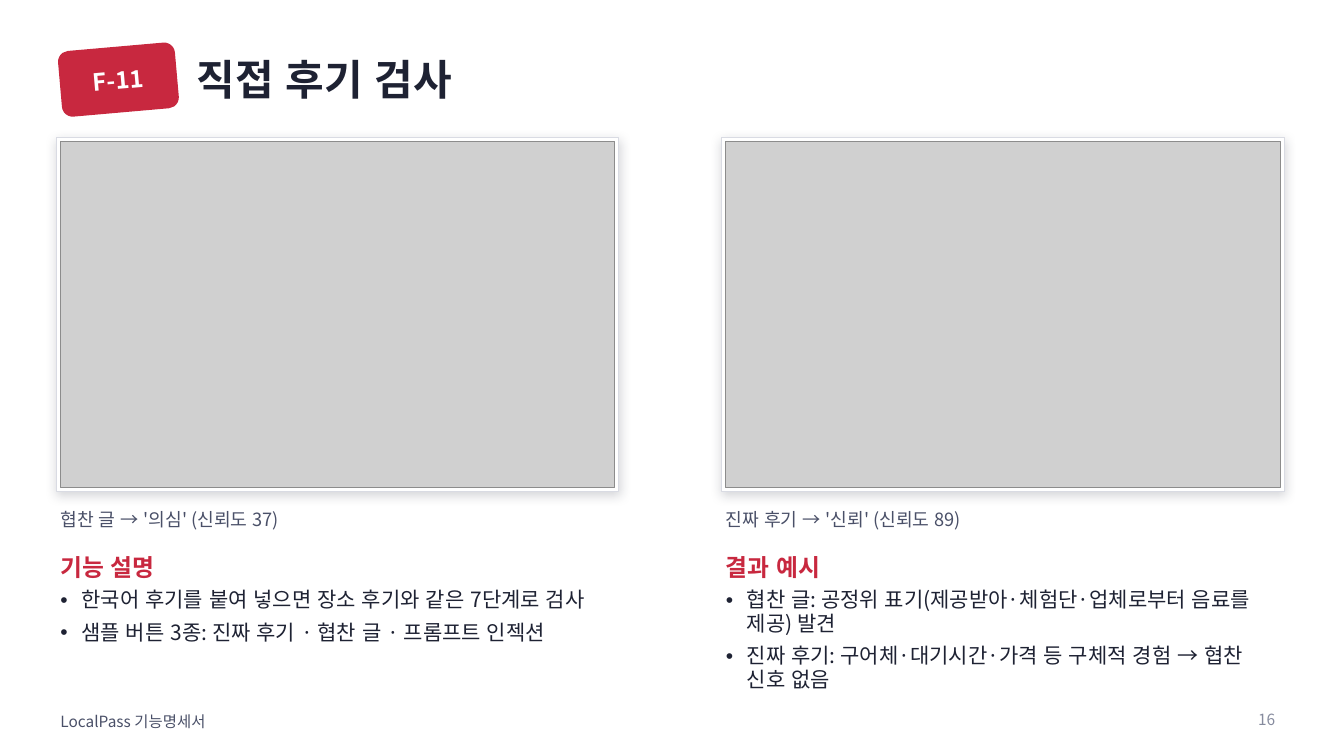
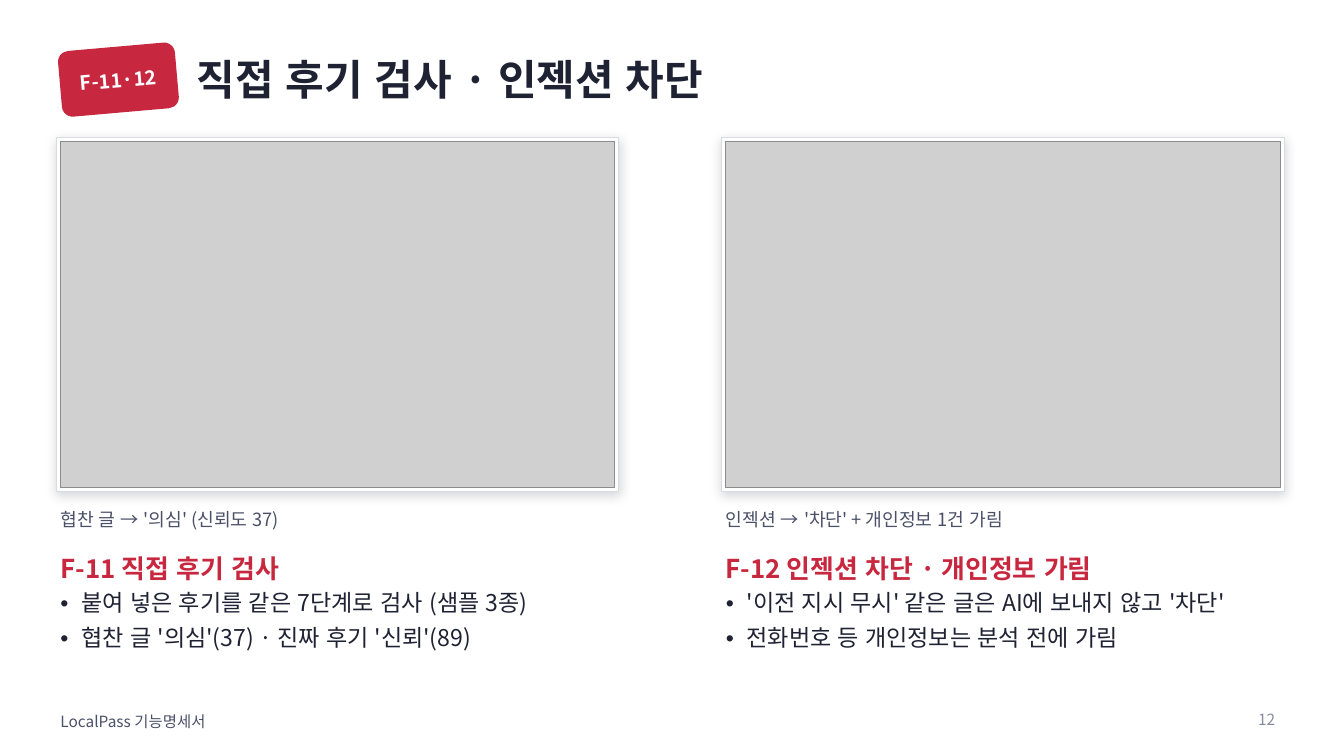
Before and after one commit to 55wind/localpass, a slide deck: slide 12 of docs/LocalPass_기능명세서.pptx (slide 16 before the commit). Drawn at 1344x756 pixels with LibreOffice and Linux fonts; fonts in the diff are those of the drawing; grey boxes stand for pictures. Boxes give left, top, right and bottom in pixels: in the first picture for what was removed or moved away, otherwise in the second. Text is boxed around its words. In the diff, an @@ line names an element or a change of style, - is before the commit and + after.

```diff
--- a/docs/LocalPass_기능명세서.pptx
+++ b/docs/LocalPass_기능명세서.pptx
@@ title at (x1=197, y1=59, x2=703, y2=99): text changed @@
-직접 후기 검사
+직접 후기 검사 · 인젝션 차단
@@ text in rounded rectangle at (x1=81, y1=70, x2=157, y2=90): text changed; size 17 to 14 pt @@
-F-11
+F-11·12
@@ text at (x1=726, y1=511, x2=1002, y2=528): text changed @@
-진짜 후기 → '신뢰' (신뢰도 89)
+인젝션 → '차단' + 개인정보 1건 가림
@@ text at (x1=60, y1=556, x2=528, y2=616): text changed; size 15 to 16.5 pt @@
-기능 설명
-• 한국어 후기를 붙여 넣으면 장소 후기와 같은 7단계로 검사
-• 샘플 버튼 3종: 진짜 후기 · 협찬 글 · 프롬프트 인젝션
+F-11 직접 후기 검사
+• 붙여 넣은 후기를 같은 7단계로 검사 (샘플 3종)
+• 협찬 글 '의심'(37) · 진짜 후기 '신뢰'(89)
@@ text at (x1=726, y1=556, x2=1224, y2=648): text changed; size 15 to 16.5 pt @@
-결과 예시
-• 협찬 글: 공정위 표기(제공받아·체험단·업체로부터 음료를 제공) 발견
-• 진짜 후기: 구어체·대기시간·가격 등 구체적 경험 → 협찬 신호 없음
+F-12 인젝션 차단 · 개인정보 가림
+• '이전 지시 무시' 같은 글은 AI에 보내지 않고 '차단'
+• 전화번호 등 개인정보는 분석 전에 가림
@@ page number at (x1=1258, y1=713, x2=1275, y2=725): text changed @@
-16
+12
```
Also in this commit, not shown: 5 other slides changed, 6 slides removed, 8 other files.
